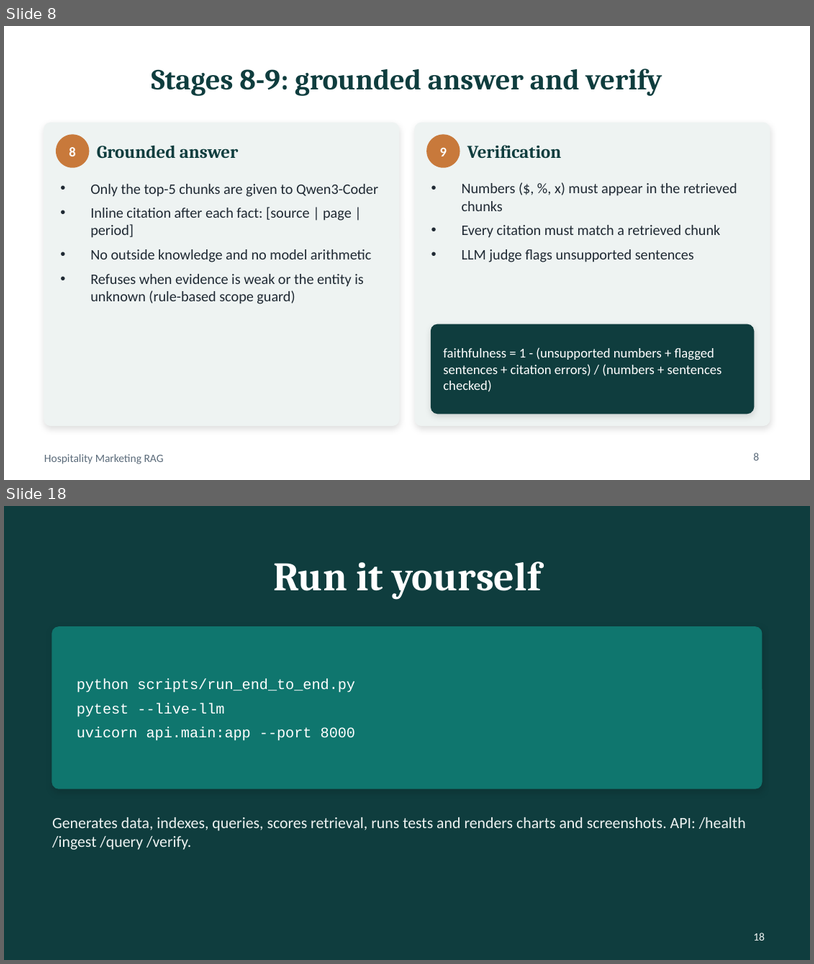
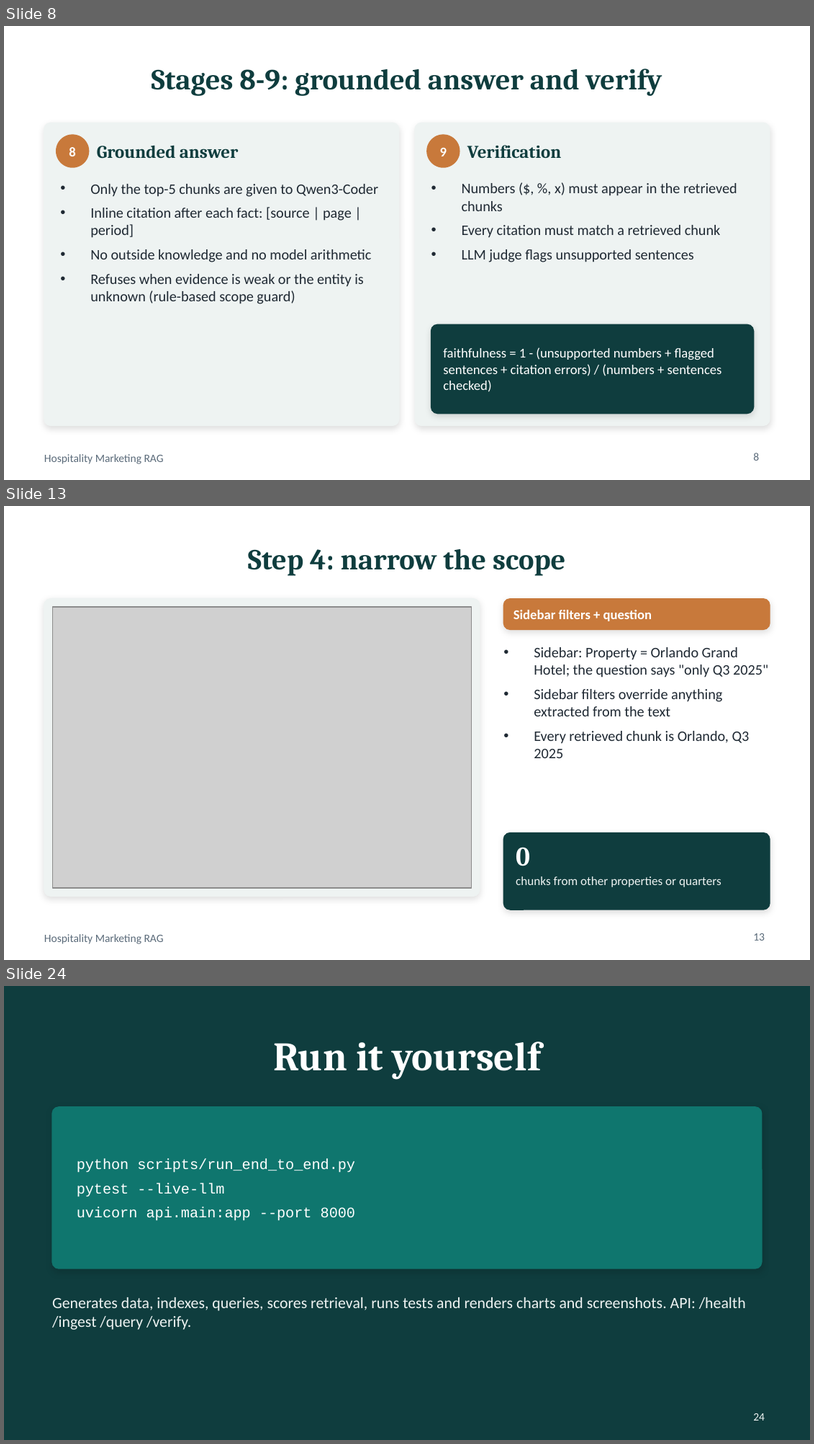
Before and after one commit to ramakrishnakandipati/RAG_Agent, a slide deck: hosiptality_marketing_rag/presentation/Hospitality_RAG_Presentation.pptx. Shown one above the other, each under a label of ours: slides 8 and 18 before the commit, slides 8, 13 and 24 after it; the slides between them are not shown. The pictures are 814x964 and 814x1444 pixels, drawn with LibreOffice and Linux fonts; fonts in the diff are those of the drawing; grey boxes stand for pictures. Boxes give left, top, right and bottom in pixels: in the first picture for what was removed or moved away, otherwise in the second. Text is boxed around its words. In the diff, an @@ line names an element or a change of style, - is before the commit and + after.

```diff
--- a/hosiptality_marketing_rag/presentation/Hospitality_RAG_Presentation.pptx
+++ b/hosiptality_marketing_rag/presentation/Hospitality_RAG_Presentation.pptx
@@ slide 13 added at [4,506,810,960], background #FFFFFF; not listed: 1 template element that a slide beside it also shows @@
@@ title added at [248,549,566,576], 26 pt, text #0F3D3E, bold @@
+Step 4: narrow the scope
@@ rounded rectangle added at [44,599,480,896], fill #EEF3F2, outline #EEF3F2 1 pt @@
@@ picture added at [52,607,472,888] @@
@@ rounded rectangle added at [504,599,770,629], fill #C8793B, outline #C8793B 1 pt @@
@@ text added at [514,610,653,621], 12 pt, text #FFFFFF, bold @@
+Sidebar filters + question
@@ text added at [534,647,769,758], 13 pt, text #1F2933 @@
+• Sidebar: Property = Orlando Grand Hotel; the question says "only Q3 2025"
+• Sidebar filters override anything extracted from the text
+• Every retrieved chunk is Orlando, Q3 2025
@@ rounded rectangle added at [504,833,770,909], fill #0F3D3E, outline #0F3D3E 1 pt @@
@@ text added at [516,847,530,866], 24 pt, text #FFFFFF, bold @@
+0
@@ text added at [516,876,722,887], 11 pt, text #EEF3F2 @@
+chunks from other properties or quarters
@@ page number added at [754,933,765,940], 10 pt, text #5B6B7A @@
+13
@@ what was slide 18 is now slide 24 @@
@@ page number at [754,1413,765,1420]: text changed @@
-18
+24
```
Also in this commit, not shown: 4 slides changed, 10 other slides added, 5 slides removed, 11 other files.
